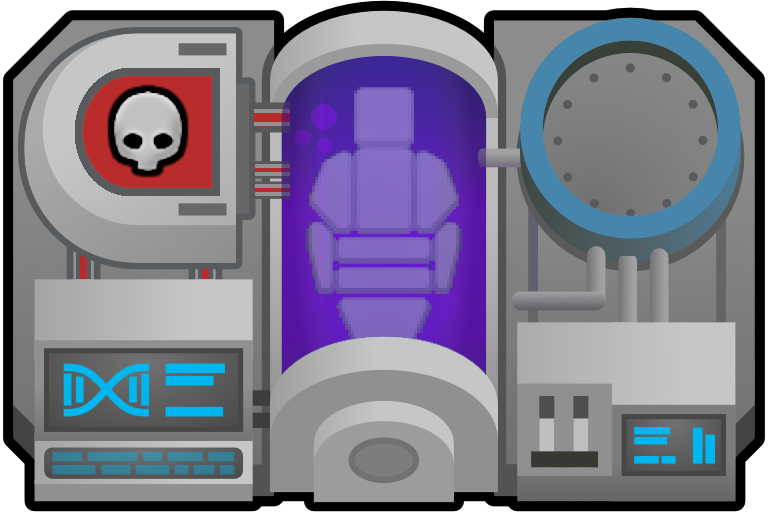
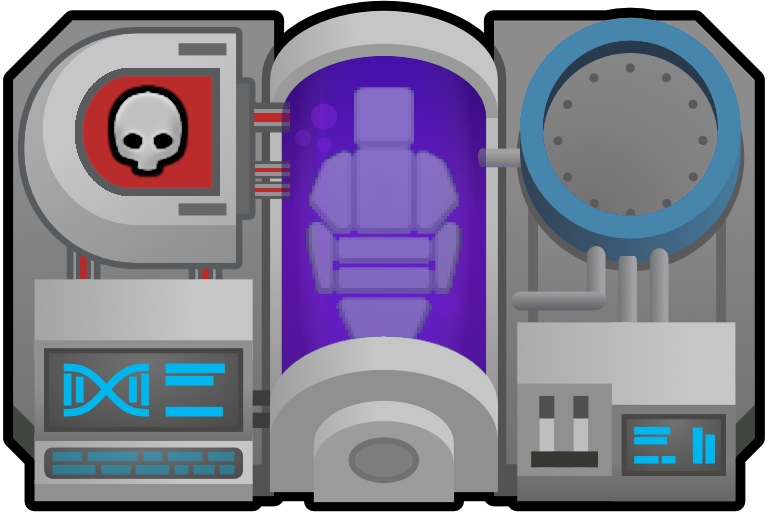
Two versions of the same layered image (768 x 512). Layer-by-layer changes:
added group "Capsule Top" with 1 layers above "Machine" over (x1=281, y1=56, x2=486, y2=375)
moved "GET_ExtractorTop_north.png" into group "Capsule Top", painted on it over (x1=281, y1=56, x2=486, y2=375)
added group "Machine" with 8 layers over (x1=281, y1=18, x2=742, y2=375)
added group "Death Decoration" with 4 layers in group "Machine" over (x1=281, y1=94, x2=290, y2=182)
added group "Death Coloring" with 2 layers in group "Death Decoration" over (x1=281, y1=94, x2=290, y2=182)
renamed "Death Coloring" to "Module", moved it into group "Death Coloring", painted on it over (x1=281, y1=94, x2=290, y2=182)
added layer "Pipes" in group "Death Coloring" over (x1=281, y1=132, x2=290, y2=182)
moved "Extarctor tank bottom" into group "Machine" over (x1=281, y1=104, x2=486, y2=375)
moved "Seat" into group "Machine" over (x1=306, y1=84, x2=465, y2=355)
moved "GET_Extractor_north.png" into group "Machine", painted on it over (x1=281, y1=18, x2=742, y2=375)
